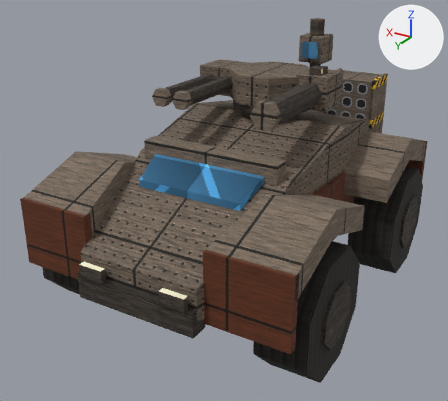
A saved change to the glTF model art/models/prairie_dog.glb.
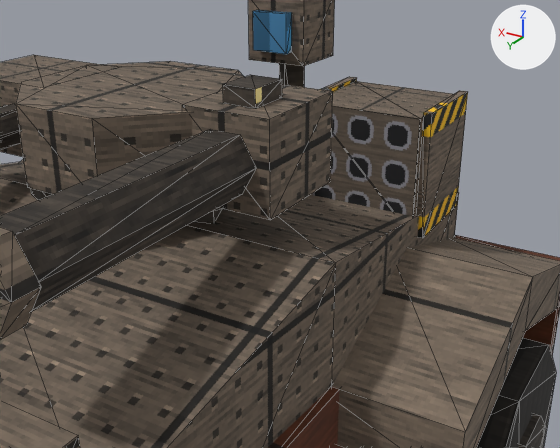
Old and new are each drawn whole from a 50 mm lens placed at (-48.7, 89.6, 59.3), pointed at (2.5, 4.2, 16.6) and again close up from a 50 mm lens placed at (-31.9, 28.0, 48.5), pointed at (-4.5, -17.6, 25.7). Arrows for +X, +Y and +Z are at upper right; the lights stay in place. The older version's two pictures come first. The close-ups show mesh edges as thin lines. Where no turn or scale is listed for an object, it has been applied to the vertices.

The scene before the commit, as lines of its bpy script (objects in view):
```python
me_apron_002 = bpy.data.meshes.new('apron.002')
me_apron_002.from_pydata(...)  # a box spanning x -23.0..-13.75, y -30.6..-29.2, z 11.0..22.0
me_apron_002.materials.append(mat_livery_livery2)  # picture img_livery2
me_rack = bpy.data.meshes.new('rack')
me_rack.from_pydata(...)  # a box spanning x -4.2..4.2, y -1.2..6.48, z -4.2..4.2
me_rack.materials.append(mat_steel_panel)  # picture img_panel
me_rack_face = bpy.data.meshes.new('rack_face')
me_rack_face.from_pydata(...)  # 4 vertices, 2 faces; spans x -4.2..4.2, y 6.6, z -4.2..4.2
me_rack_face.materials.append(mat_steel_missile)  # picture img_missile
me_rack_rail = bpy.data.meshes.new('rack_rail')
me_rack_rail.from_pydata(...)  # a box spanning x -4.8..-4.2, y -1.2..6.0, z -4.5..4.5
me_rack_rail.materials.append(mat_steel_stripe)  # picture img_stripe
me_rack_rail_001 = bpy.data.meshes.new('rack_rail.001')
me_rack_rail_001.from_pydata(...)  # a box spanning x 4.2..4.8, y -1.2..6.0, z -4.5..4.5
me_rack_rail_001.materials.append(mat_steel_stripe)  # picture img_stripe
ob_apron_002 = bpy.data.objects.new('apron.002', me_apron_002)
ob_apron_002.location = (0.0, 0.0, 0.0)
ob_rack = bpy.data.objects.new('rack', me_rack)
ob_rack.location = (-10.0, -26.0, 30.5)
ob_rack_face = bpy.data.objects.new('rack_face', me_rack_face)
ob_rack_face.location = (-10.0, -26.0, 30.5)
ob_rack_rail = bpy.data.objects.new('rack_rail', me_rack_rail)
ob_rack_rail.location = (-10.0, -26.0, 30.5)
ob_rack_rail_001 = bpy.data.objects.new('rack_rail.001', me_rack_rail_001)
ob_rack_rail_001.location = (-10.0, -26.0, 30.5)
# also in view: 'receiver.001' at (8.8, -8.3, 35.0); 'sensor_head' at (0.0, -27.0, 38.5); 'receiver' at (-8.8, -8.3, 35.0); 'arch.002' at (-18.0, -18.0, 22.0); 'wheel_hub.002' at (-20.0, -18.0, 10.0)
```
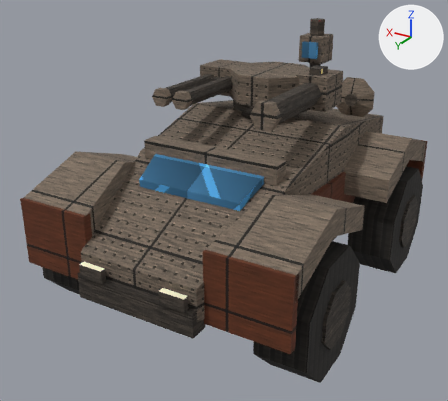
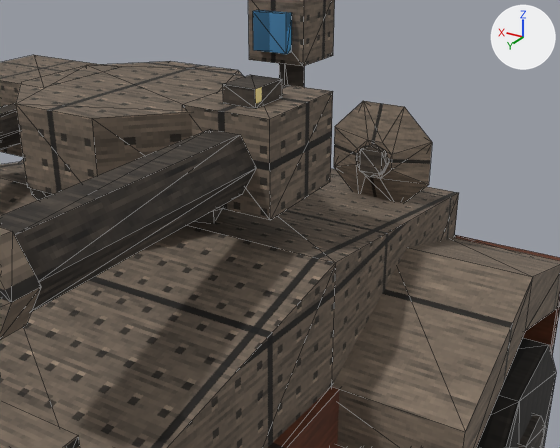
Location of each change, [x1, y1, x2, y2] in pixels of the close-ups (560 x 448 px):
```json
{"object": "rack_face", "change": "deleted", "before": [311, 106, 420, 216]}
{"object": "dish", "change": "added", "after": [334, 101, 432, 202], "on screen": "brown"}
{"object": "rack_rail", "change": "deleted", "before": [416, 91, 468, 238], "on screen": "brown"}
{"object": "rack", "change": "deleted", "before": [333, 81, 453, 216], "on screen": "brown"}
{"object": "dish_core", "change": "added", "after": [356, 144, 389, 177]}
{"object": "rack_rail.001", "change": "deleted", "before": [320, 77, 357, 91], "on screen": "mostly hidden"}
```

Scene script edits in JSON lines:
```json
{"op": "add", "block": "me_dish_core", "code": ["me_dish_core = bpy.data.meshes.new('dish_core')", "me_dish_core.from_pydata(...)  # an 8-sided cylinder along y spanning x -1.2..1.2, y 4.2..4.8, z -1.2..1.2", "me_dish_core.materials.append(mat_amber_engine)  # picture img_engine"]}
{"op": "add", "block": "me_dish", "code": ["me_dish = bpy.data.meshes.new('dish')", "me_dish.from_pydata(...)  # an 8-sided cut cone along y (radius 4.2 at the low end, 1.5 at the high end) spanning x -3.88..3.88, y 3.0..4.2, z -3.88..3.88", "me_dish.materials.append(mat_steel_plate)  # picture img_plate"]}
{"op": "remove", "block": "ob_rack", "code": ["ob_rack = bpy.data.objects.new('rack', me_rack)", "ob_rack.location = (-10.0, -26.0, 30.5)"]}
{"op": "remove", "block": "ob_rack_face", "code": ["ob_rack_face = bpy.data.objects.new('rack_face', me_rack_face)", "ob_rack_face.location = (-10.0, -26.0, 30.5)"]}
{"op": "remove", "block": "ob_rack_rail", "code": ["ob_rack_rail = bpy.data.objects.new('rack_rail', me_rack_rail)", "ob_rack_rail.location = (-10.0, -26.0, 30.5)"]}
{"op": "remove", "block": "ob_rack_rail_001", "code": ["ob_rack_rail_001 = bpy.data.objects.new('rack_rail.001', me_rack_rail_001)", "ob_rack_rail_001.location = (-10.0, -26.0, 30.5)"]}
{"op": "add", "block": "ob_dish_core", "code": ["ob_dish_core = bpy.data.objects.new('dish_core', me_dish_core)", "ob_dish_core.location = (-10.0, -26.0, 30.5)"]}
{"op": "add", "block": "ob_dish", "code": ["ob_dish = bpy.data.objects.new('dish', me_dish)", "ob_dish.location = (-10.0, -26.0, 30.5)"]}
```
